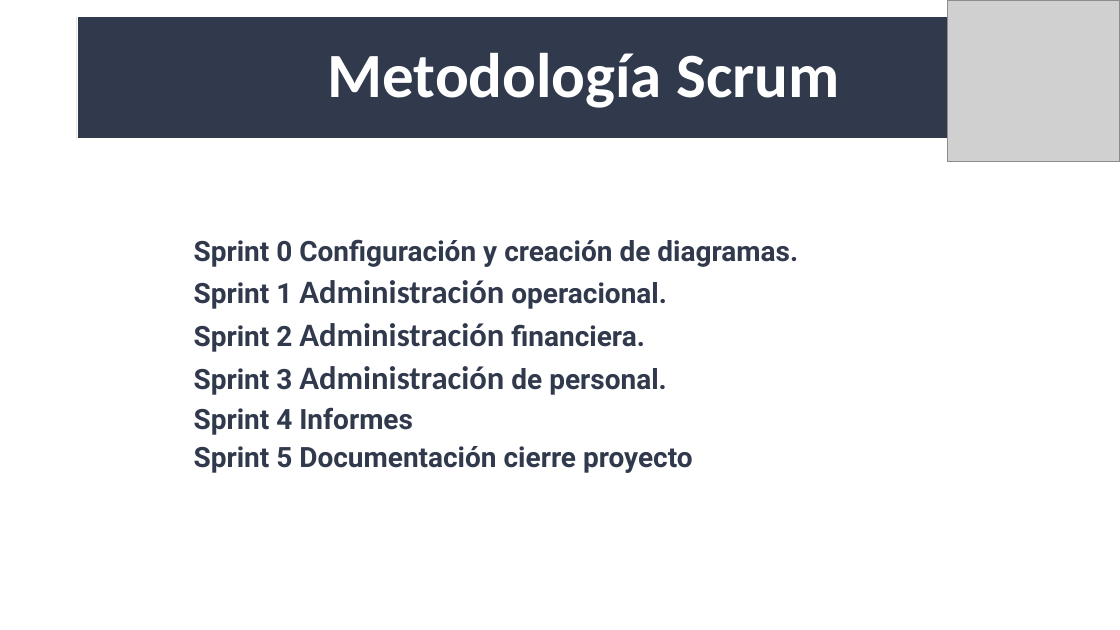
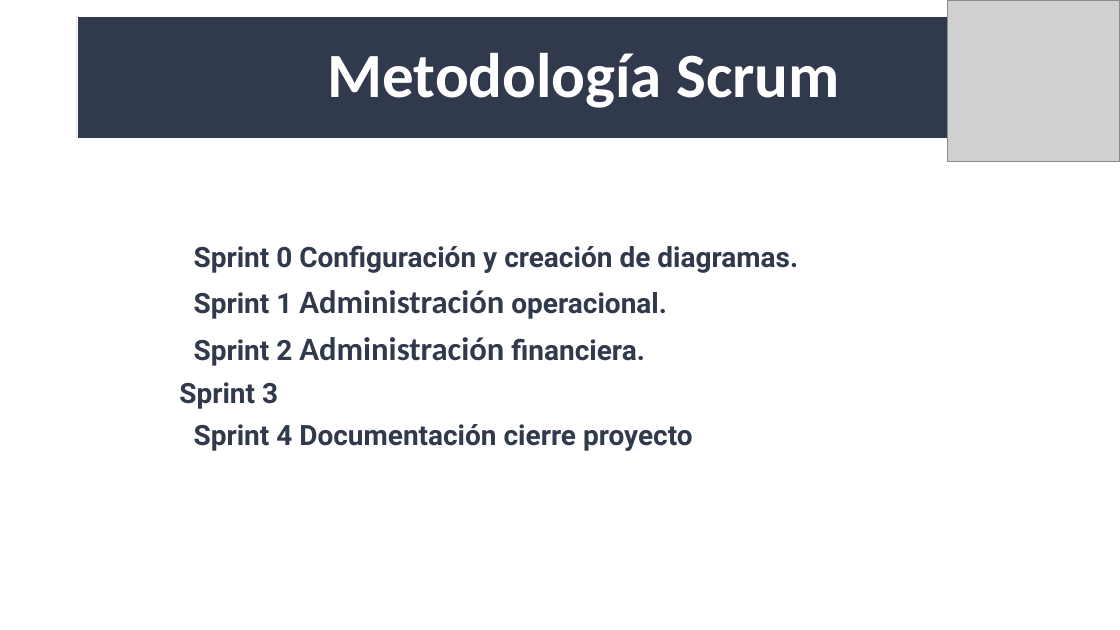
Before and after one commit to margsilva-sys/SOC_Capstone_2_2025_DuocUC_, a slide deck: slide 7 of Fase uno/Grupal/Presentación Proyecto. pptx.pptx. Drawn at 1120x630 pixels with LibreOffice and Linux fonts; fonts in the diff are those of the drawing; grey boxes stand for pictures. Boxes give left, top, right and bottom in pixels: in the first picture for what was removed or moved away, otherwise in the second. Text is boxed around its words. In the diff, an @@ line names an element or a change of style, - is before the commit and + after.

```diff
--- a/Fase uno/Grupal/Presentación Proyecto. pptx.pptx
+++ b/Fase uno/Grupal/Presentación Proyecto. pptx.pptx
@@ text at [194, 245, 798, 366]: line spacing 0.8 to 0.9 @@
@@ text at [179, 382, 693, 451]: text changed @@
-Sprint 3 Administración de personal.
-Sprint 4 Informes
-Sprint 5 Documentación cierre proyecto
+Sprint 3
+Sprint 4 Documentación cierre proyecto
```
Also in this commit, not shown: 4 other slides changed.
